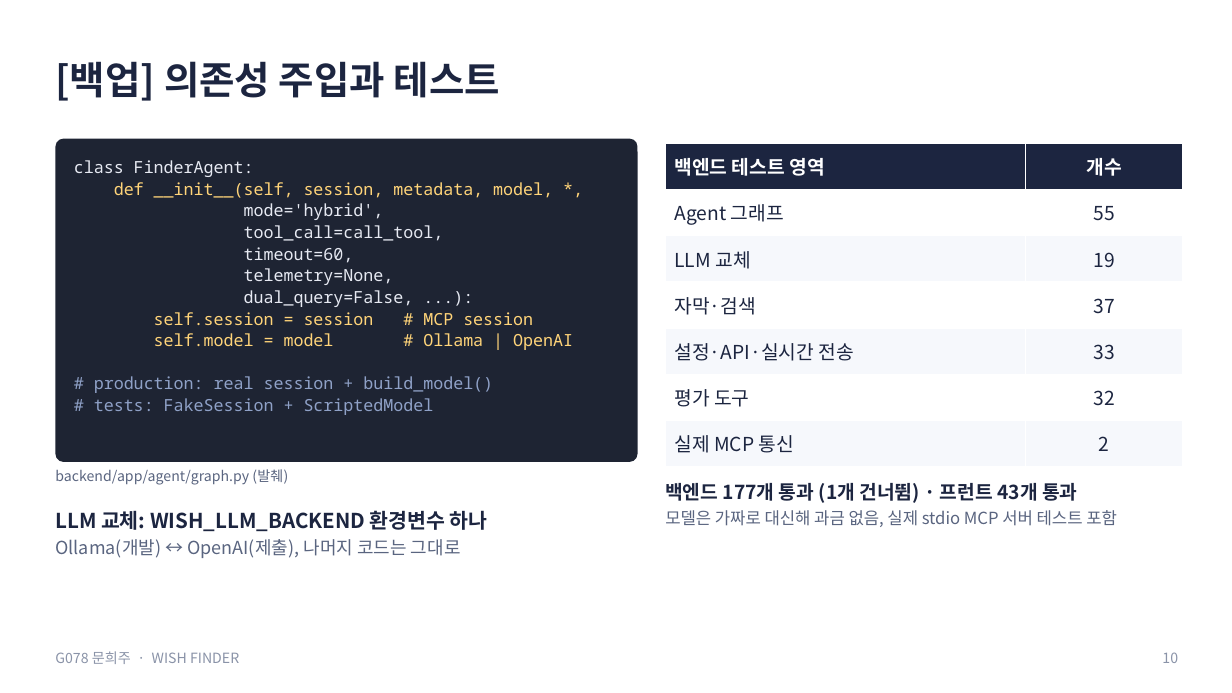
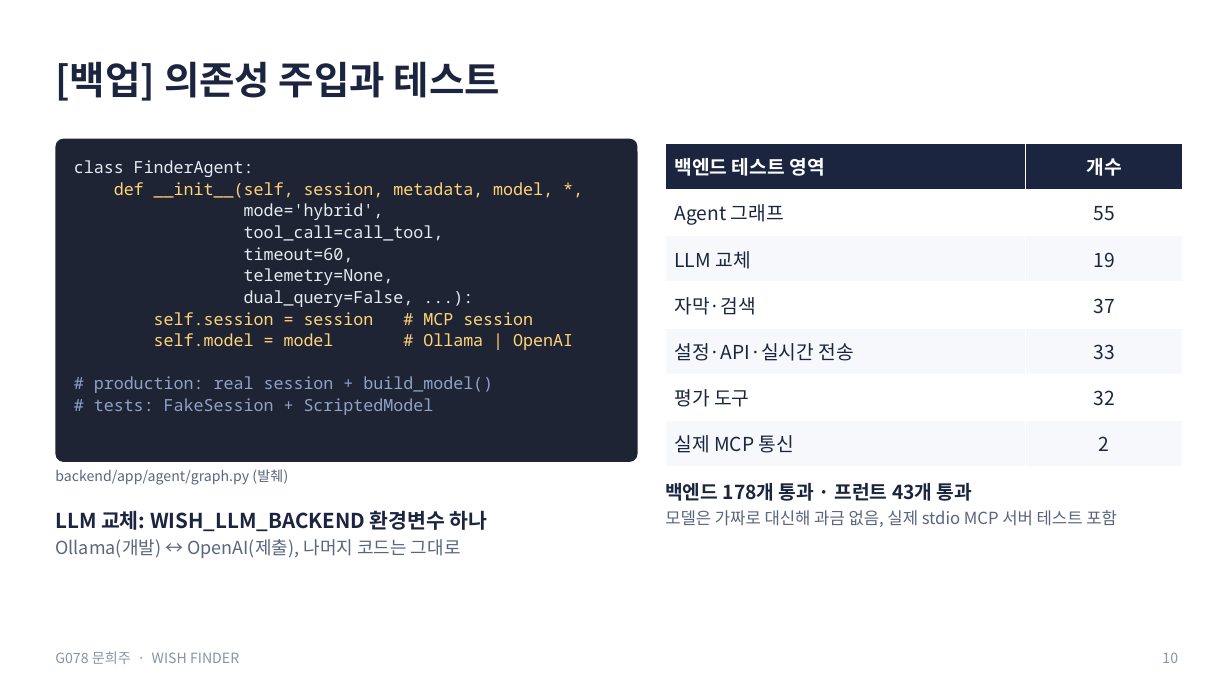
Before and after one commit to creepygrape/skala-AICapstone-mini-2, a slide deck: slide 10 of docs/exec/G078_문희주_발표.pptx. Drawn at 1232x693 pixels with LibreOffice and Linux fonts; fonts in the diff are those of the drawing. Boxes give left, top, right and bottom in pixels: in the first picture for what was removed or moved away, otherwise in the second. Text is boxed around its words. In the diff, an @@ line names an element or a change of style, - is before the commit and + after.

```diff
--- a/docs/exec/G078_문희주_발표.pptx
+++ b/docs/exec/G078_문희주_발표.pptx
@@ text at (665,483,972,501): text changed @@
-백엔드 177개 통과 (1개 건너뜀) · 프런트 43개 통과
+백엔드 178개 통과 · 프런트 43개 통과
```
Also in this commit, not shown: 6 other slides changed, 7 other files.
